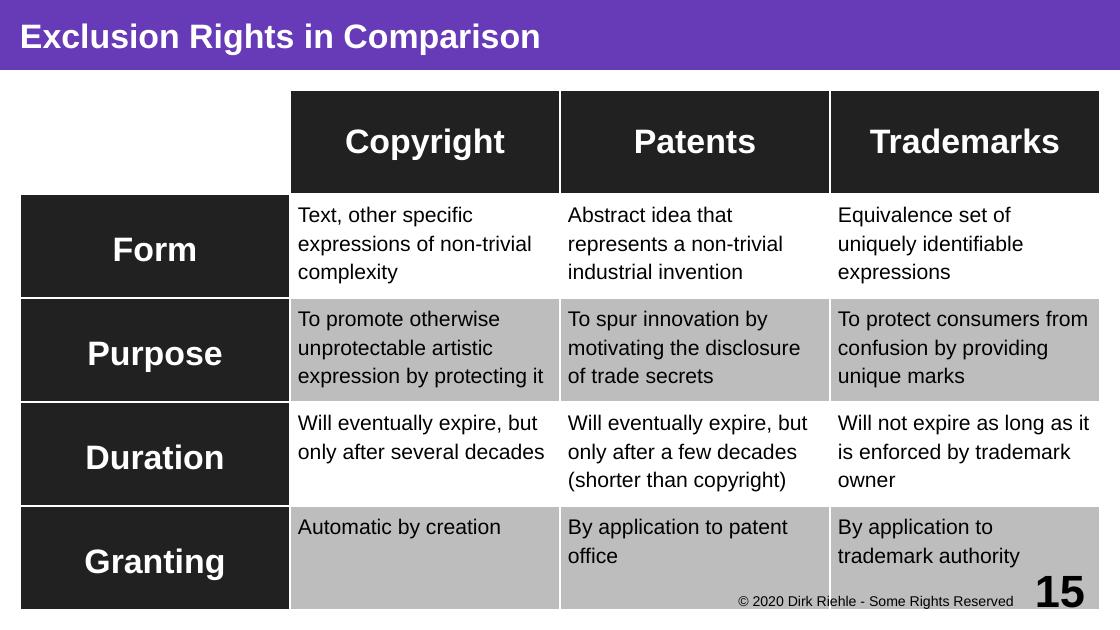
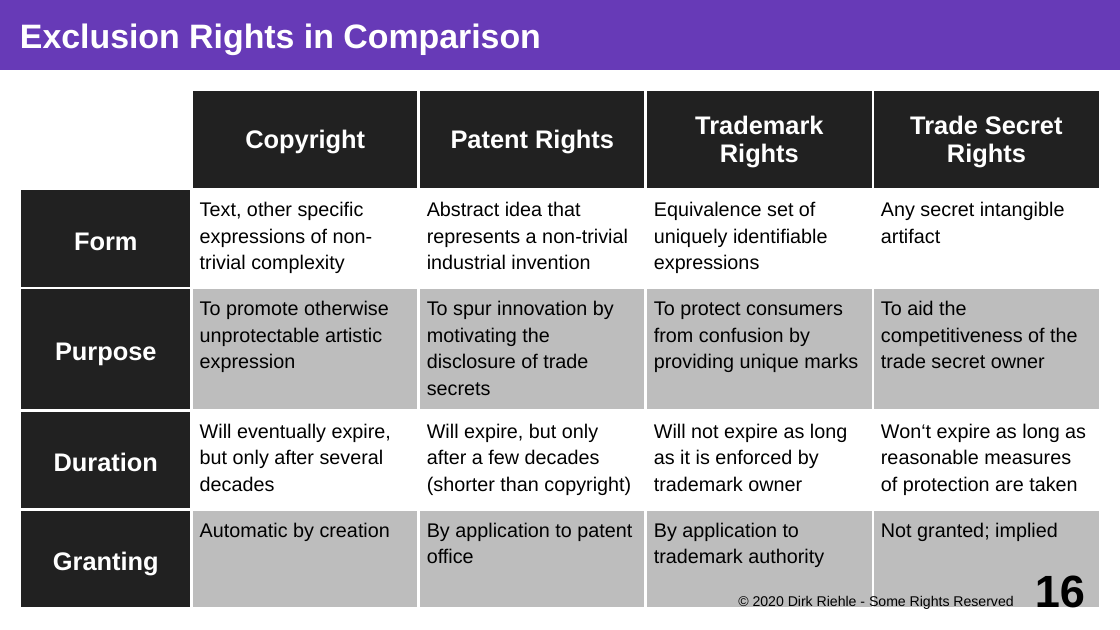
Before and after one commit to dirkriehle/coss-course, a slide deck: slide 16 of Lecture slides/COSS B02 - Software Products.odp (slide 15 before the commit). Drawn at 1120x630 pixels with LibreOffice and Linux fonts; fonts in the diff are those of the drawing. Boxes give left, top, right and bottom in pixels: in the first picture for what was removed or moved away, otherwise in the second. Text is boxed around its words. In the diff, an @@ line names an element or a change of style, - is before the commit and + after.

Commit message:
Final touches to B02; added trade secrets.

```diff
--- a/Lecture slides/COSS B02 - Software Products.odp
+++ b/Lecture slides/COSS B02 - Software Products.odp
@@ table at (20,90,1102,609) @@
-column 2: Copyright | Text, other specific expressions of non-trivial complexity | To promote otherwise unprotectable artistic expression by protecting it | Will eventually expire, but only after several decades | Automatic by creation
-column 3: Patents | Abstract idea that represents a non-trivial industrial invention | To spur innovation by motivating the disclosure of trade secrets | Will eventually expire, but only after a few decades (shorter than copyright) | By application to patent office
-column 4: Trademarks | Equivalence set of uniquely identifiable expressions | To protect consumers from confusion by providing unique marks | Will not expire as long as it is enforced by trademark owner | By application to trademark authority
+column 2: Copyright | Text, other specific expressions of non-trivial complexity | To promote otherwise unprotectable artistic expression | Will eventually expire, but only after several decades | Automatic by creation
+column 3: Patent Rights | Abstract idea that represents a non-trivial industrial invention | To spur innovation by motivating the disclosure of trade secrets | Will expire, but only after a few decades (shorter than copyright) | By application to patent office
+column 4: Trademark Rights | Equivalence set of uniquely identifiable expressions | To protect consumers from confusion by providing unique marks | Will not expire as long as it is enforced by trademark owner | By application to trademark authority
+column 5: Trade Secret Rights | Any secret intangible artifact | To aid the competitiveness of the trade secret owner | Won‘t expire as long as reasonable measures of protection are taken | Not granted; implied
@@ page number at (1035,575,1085,616): text changed @@
-15
+16
```
Also in this commit, not shown: 13 other slides changed, 1 slide added, 1 other file.
